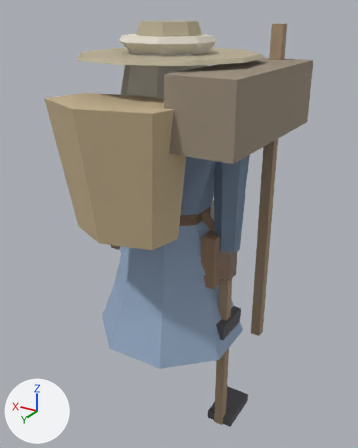
What one commit did to the glTF model game/assets/modelle/figur_zwerg.glb.
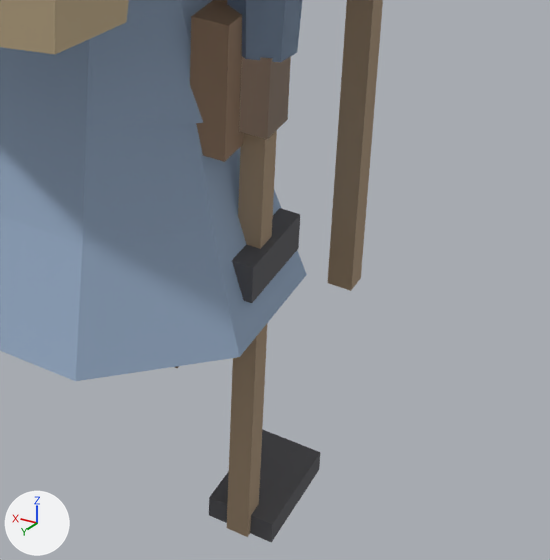
Old and new are each drawn whole from a camera (50 mm lens) standing at (-1.031, 1.647, 1.455) and looking at (-0.061, 0.029, 0.646) and again close up on the part from 37% to 93% of the width and 51% to 97% of the height. Every picture has the same lights, and +X, +Y and +Z are marked at lower left. The older version's two pictures come first.

Objects in the first close-up: 'Hacke', 'Hammer', 'Kiepe', 'Koerper_Frau', 'Koerper_Mann', 'Stab', 'Tasche'.
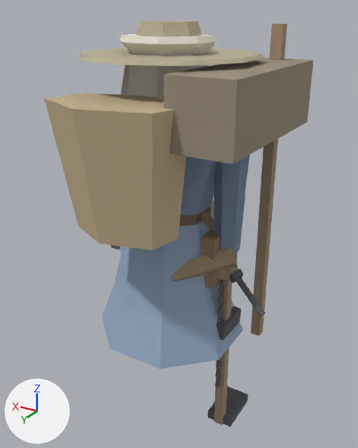
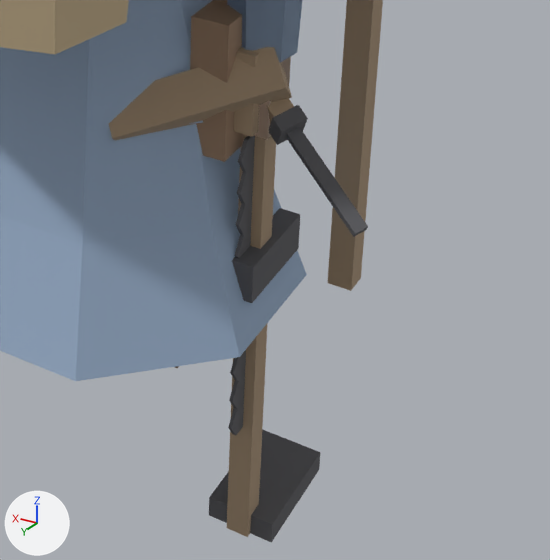
The change, as a diff of the scene's bpy script:
```diff
--- a/game/assets/modelle/figur_zwerg.glb.py
+++ b/game/assets/modelle/figur_zwerg.glb.py
@@ me_saege @@
+me_saege.from_pydata(...)  # 54 vertices, 100 faces; spans x -0.285..-0.255, y -0.06..0.063, z -0.106..0.589
+me_saege.materials.append(mat_figur)
@@ me_hobel @@
+me_hobel.from_pydata(...)  # 32 vertices, 48 faces; spans x -0.335..-0.073, y -0.032..0.178, z 0.424..0.6
+me_hobel.materials.append(mat_figur)
@@ me_drechseleisen @@
+me_drechseleisen.from_pydata(...)  # 24 vertices, 36 faces; spans x -0.481..-0.153, y -0.067..0.1, z 0.371..0.601
+me_drechseleisen.materials.append(mat_figur)
@@ ob_saege @@
+ob_saege = bpy.data.objects.new('Saege', me_saege)
+ob_saege.location = (0.0, 0.0, 0.0)
@@ ob_hobel @@
+ob_hobel = bpy.data.objects.new('Hobel', me_hobel)
+ob_hobel.location = (0.0, 0.0, 0.0)
@@ ob_drechseleisen @@
+ob_drechseleisen = bpy.data.objects.new('Drechseleisen', me_drechseleisen)
+ob_drechseleisen.location = (0.0, 0.0, 0.0)
```

Changed parts and their boxes (x1, y1, x2, y2) in the close-ups (550 x 560 px):
'Hobel', added (brown)
    after: (109, 47, 292, 140)
'Saege', added
    after: (228, 47, 260, 436)
'Drechseleisen', added
    after: (266, 98, 368, 237)
